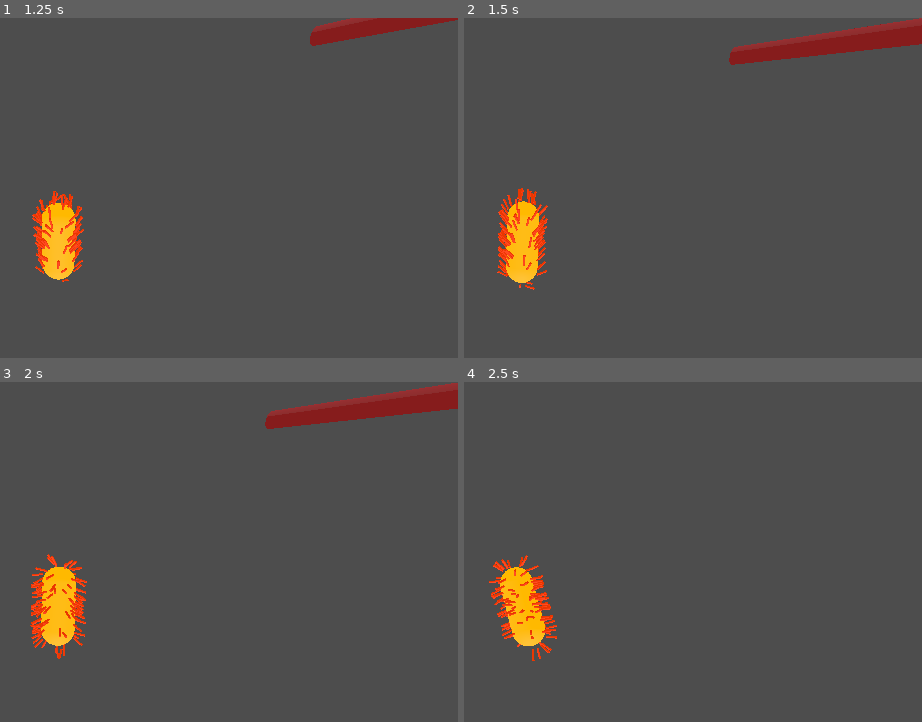
Above: before the commit, frames 1-4 (two rows, left to right).
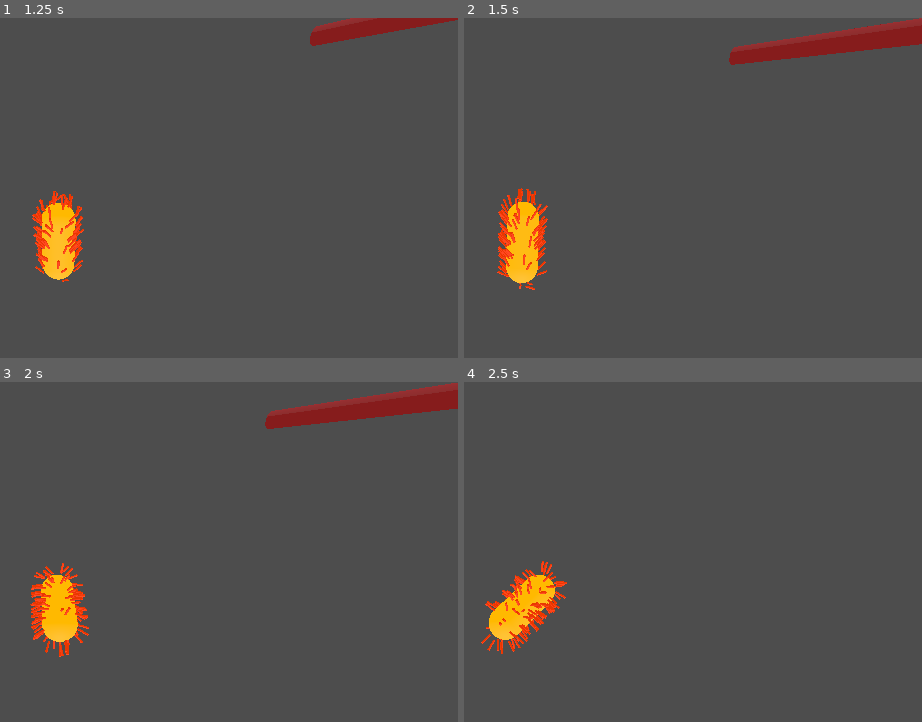
Above: after the commit, the same moments.

Repository: NR5P/bio-mission
Game: Godot game, scene res://main.tscn
The game is run twice, just before and just after one commit, with the same random seed, the same clock (stepped at 60 frames per second) and the same inputs.
Inputs:
- Up to frame 1 (1.25 s): hold Up from 0.53 s (still down); hold Shift from 0.53 s (still down); tap Space at 0.77 s
- Up to frame 2 (1.5 s): keep holding Up; release Shift at 1.28 s; tap J at 1.35 s
- Up to frame 3 (2 s): keep holding Up; tap Space at 1.52 s
- Up to frame 4 (2.5 s): release Up at 2.03 s; hold A from 2.03 s (still down); hold L from 2.03 s (still down)

Frame 1 is identical in both runs. In frame 2, 0.2% of the frame differs, in the area x 7-19%, y 50-80%; in frame 3, 1.4%; in frame 4, 2.6%, in the area x 3-23%, y 50-83%.

Commit message:
allow bacteria to do complete flip

Diff:
--- a/bacteria.gd
+++ b/bacteria.gd
@@ -7,7 +7,10 @@
 @export var yaw_speed_deg: float = 120.0
 @export var pitch_speed_deg: float = 90.0
 @export var turn_smooth: float = 10.0
-@export var pitch_limit_deg: float = 75.0
+
+# If you want unlimited flips, leave this OFF.
+@export var limit_pitch: bool = false
+@export var pitch_limit_deg: float = 75.0   # only used if limit_pitch = true
 
 @export var vertical_max_speed: float = 6.0
 @export var vertical_accel: float = 10.0
@@ -22,7 +25,7 @@
 func _ready() -> void:
 	yaw_deg = rotation_degrees.y
 	pitch_deg = rotation_degrees.x
-	rotation_degrees.z = 0.0  # keep roll zero
+	rotation_degrees.z = 0.0
 
 func _physics_process(delta: float) -> void:
 	# Inputs
@@ -36,17 +39,21 @@
 	yaw_in = lerp(yaw_in, yaw_target, 1.0 - exp(-turn_smooth * delta))
 	pitch_in = lerp(pitch_in, pitch_target, 1.0 - exp(-turn_smooth * delta))
 
-	# Integrate yaw/pitch ourselves (stable)
+	# Integrate yaw/pitch
 	yaw_deg += yaw_speed_deg * yaw_in * delta
 	pitch_deg += pitch_speed_deg * pitch_in * delta
-	pitch_deg = clamp(pitch_deg, -pitch_limit_deg, pitch_limit_deg)
+
+	if limit_pitch:
+		pitch_deg = clamp(pitch_deg, -pitch_limit_deg, pitch_limit_deg)
+	else:
+		# Wrap to keep the number from growing forever (optional but nice)
+		pitch_deg = wrapf(pitch_deg, -180.0, 180.0)
 
 	# Build basis from yaw then pitch (roll forced to 0)
 	var yaw_rad: float = deg_to_rad(yaw_deg)
 	var pitch_rad: float = deg_to_rad(pitch_deg)
-	var b := Basis(Vector3.UP, yaw_rad) * Basis(Vector3.RIGHT, pitch_rad)
+	var b: Basis = Basis(Vector3.UP, yaw_rad) * Basis(Vector3.RIGHT, pitch_rad)
 
-	# Apply to this body
 	var gt := global_transform
 	gt.basis = b
 	global_transform = gt
